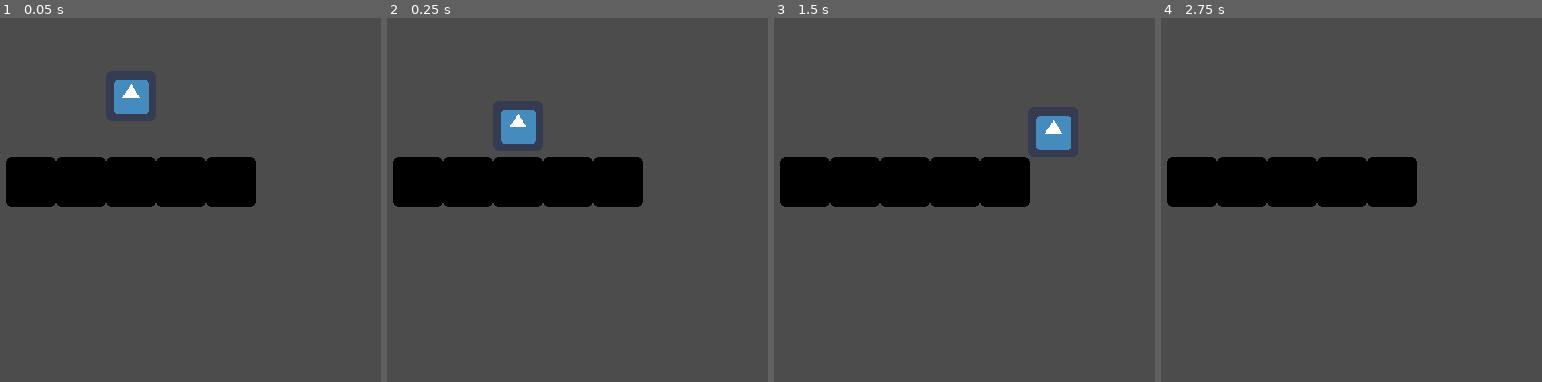
Above: before the commit, frames 1-4 (left to right).
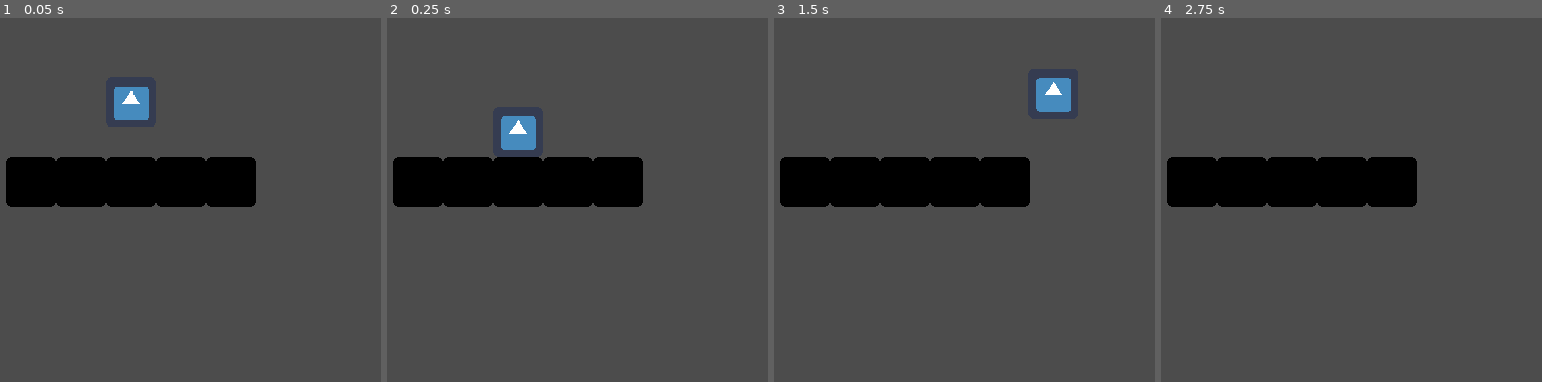
Above: after the commit, the same moments.

Repository: Jev-git/Godot-Downwell-Clone
Game: Godot game, scene res://Scenes/Well.tscn
The game is run twice, just before and just after one commit, with the same random seed, the same clock (stepped at 60 frames per second) and the same inputs. The engine's default icon, where the game draws it, is replaced by a stand-in: a white triangle on a blue panel in a dark square.
Inputs:
- Up to frame 1 (0.05 s): no input
- Up to frame 2 (0.25 s): no input
- Up to frame 3 (1.5 s): tap Enter (ui_accept) at 0.5, 1.35 s; hold Enter (ui_accept) 0.53-1.28 s; hold Right (ui_right) from 0.53 s (still down)
- Up to frame 4 (2.75 s): tap Enter (ui_accept) at 1.52, 1.82 s; release Right (ui_right) at 2.03 s; hold Left (ui_left) from 2.03 s (still down); hold Enter (ui_accept) from 2.03 s (still down)

The runs differ from the first frame. In frame 1, 0.4% of the frame differs, in the area x 29-40%, y 17-29%; in frame 2, 0.4%; in frame 3, 1.7%, in the area x 68-78%, y 16-37%; in frame 4, nothing differs.

Commit message:
+ Better jump

Diff:
--- a/Scripts/Player.gd
+++ b/Scripts/Player.gd
@@ -4,6 +4,8 @@
 export var m_fGravity: float = 20
 export var m_fMoveSpeed: float = 200
 export var m_fJumpHeight: float = -500
+export var m_fFallMultiplier: float = 5.0
+export var m_fLowJumpMultiplier: float = 3.5
 
 onready var m_fMovement: Vector2 = Vector2.ZERO
 
@@ -20,5 +22,10 @@
 	if is_on_floor():
 		if Input.is_action_just_pressed("ui_accept"):
 			m_fMovement.y = m_fJumpHeight
+	else:
+		if m_fMovement.y > 0:
+			m_fMovement.y += m_fGravity * (m_fFallMultiplier - 1)
+		elif m_fMovement.y < 0 and !Input.is_action_pressed("ui_accept"):
+			m_fMovement.y += m_fGravity * (m_fLowJumpMultiplier - 1)
 
 	m_fMovement = move_and_slide(m_fMovement, Vector2.UP)
Not shown, changed: readme.md
